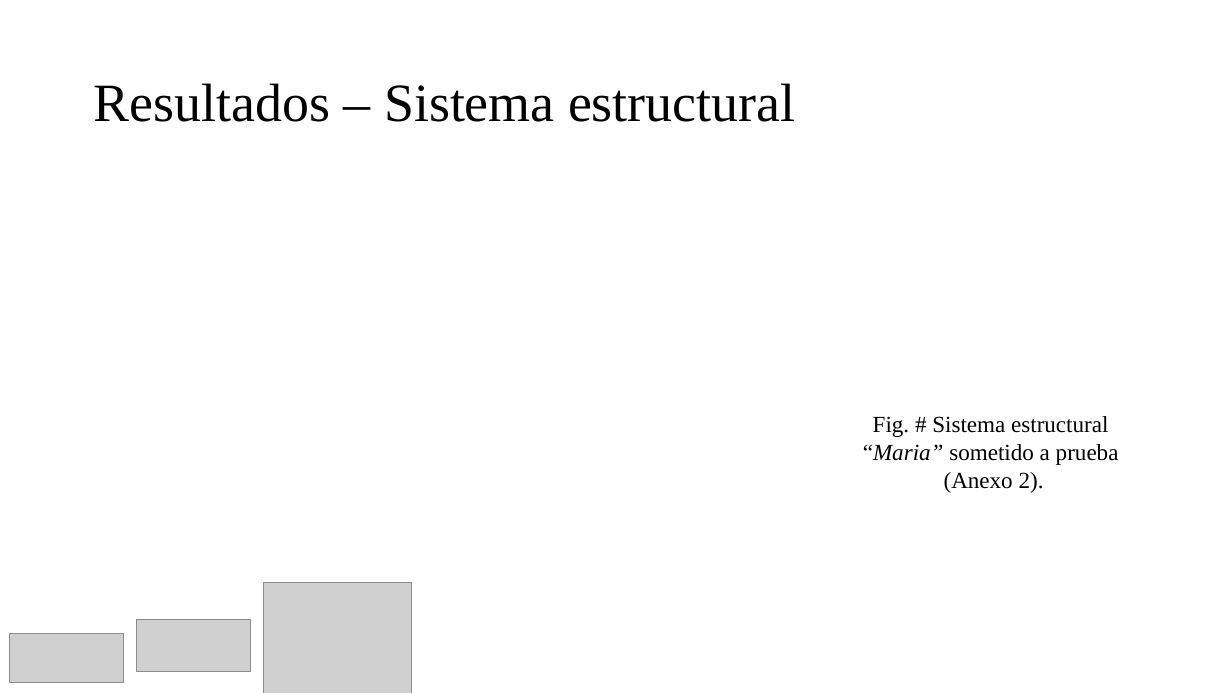
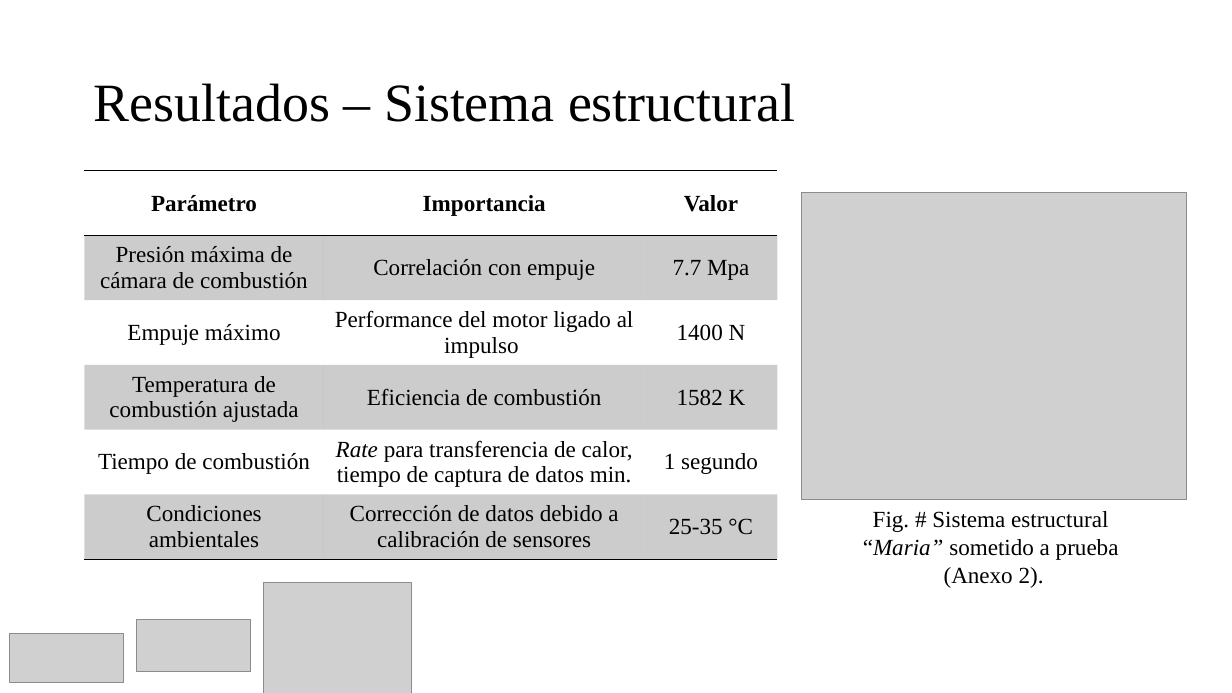
Before and after one commit to Archimedean2345/The-thermal-repository, a slide deck: slide 11 of PIAE2-Presentacion Tecnica.pptx. Drawn at 1232x693 pixels with LibreOffice and Linux fonts; fonts in the diff are those of the drawing; grey boxes stand for pictures. Boxes give left, top, right and bottom in pixels: in the first picture for what was removed or moved away, otherwise in the second. Text is boxed around its words. In the diff, an @@ line names an element or a change of style, - is before the commit and + after.

```diff
--- a/PIAE2-Presentacion Tecnica.pptx
+++ b/PIAE2-Presentacion Tecnica.pptx
@@ table added at (84, 171, 777, 559), 6 rows, 3 columns @@
+Parámetro | Importancia | Valor
+Presión máxima de cámara de combustión | Correlación con empuje | 7.7 Mpa
+Empuje máximo | Performance del motor ligado al impulso | 1400 N
+Temperatura de combustión ajustada | Eficiencia de combustión | 1582 K
+Tiempo de combustión | Rate para transferencia de calor, tiempo de captura de datos min. | 1 segundo
+Condiciones ambientales | Corrección de datos debido a calibración de sensores | 25-35 °C
@@ picture added at (801, 193, 1187, 500) @@
@@ text "Fig. # Sistema estructural": place and size @@
-text "Fig. # Sistema estructural" at (863, 416, 1119, 493)
+text "Fig. # Sistema estructural" at (863, 511, 1119, 588)
```
Also in this commit, not shown: 2 other slides changed, 29 slides removed, 6 other files.
